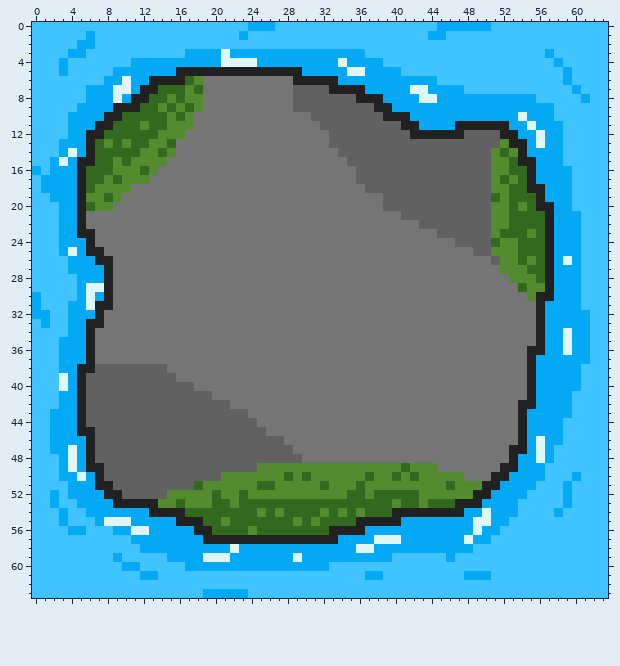
One commit to this pixel-art sprite: assets/tiles/walkable_tile2.png. Above, as it was before the edit.
The file is 64x64 pixels. Colours within 5 levels of each other are drawn and written as one.
The same view after the edit:
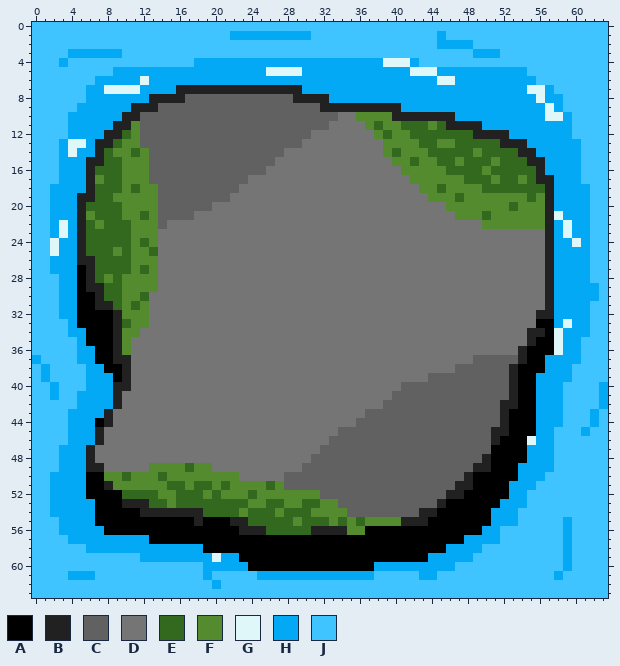
Palette (. is transparent): A #000000  B #212121  C #616161  D #757575  E #33691e  F #558b2f  G #e0f7fa  H #03a9f4  J #40c4ff
Diff:
Changed rows in their new state; - is an unchanged pixel.
first column x 0:
 0 ------------------------JJJ------------------JJJJJJ-------------
 1 ------J---------------H-HHHHHHH-------------J-------------------
 2 -----JJ--------------------------------------HHHH---------------
 3 ------HHHH-------JJJJJJJJJJJJJJJJJJJJ------------HHH-----J------
 4 -----------JJJJJJJ---HHHH---------H----GGGH---------------J-----
 5 ---J------------HHHHHHHHHHGGGG-----HH----HGGGHHHHHHHHHH----J----
 6 -------H--H-GHHHHHHHHHHHHHHHHHHHHH-----------GGHHHHHHHHH---J----
 7 --------G--GHHHHBBBBBBBBBBBBBBHHHHHHH-----HH----HHHHHHHGGH--J---
 8 ---------H-HHBBBBCCCCCCCCCCCCBBBBHHHHHH----HH-----------GHH--J--
 9 ---------HH-BBCCCCCCCCCCCCCCC---BBBBBB--B----------------GH-----
10 --------HHBBCCCCCCCCCCCCCCCCCCC---DDFFFF--BBBBB-------H--GGH----
11 -------HHBBFCCCCCCCCCCCCCCCCCCCC-DDDDFEFFEEEFEB---HHH--H---H----
12 ------HHBB-FCCCCCCCCCCCCCCCCCCC--DDDDDFEFFEEEEEEEBBB-H--H--H----
13 ----GGHBB--FCCCCCCCCCCCCCCCCCC---DDDDDDFFFFEEFFEEEEEB---H--HH---
14 ------HB-FF--CCCCCCCCCCCCCCC------DDDDDFEFFFEEEEEFEE-E-B---HH---
15 --JH-H-B-EF--CCCCCCCCCCCCCC--------DDDDDFFEFFEEFEEE-E-E-B--HH---
16 J-J--HB--E--FCCCCCCCCCCCCC----------DDDDDFFFFFEEEEFEE--EB---H---
17 -JJ--HBFE----CCCCCCCCCCC------------DDDDDDFFFFFFEEE--EFEBB--H---
18 -J---HBEEE-EFFCCCCCCCCC--------------DDDDDDFFEFFFFEEE--EEB--HH--
19 ------BE--FFFFCCCCCCCC-----------------DDDDDFFFEFFFF-FF-FB--HH--
20 --H----EEEFFFFCCCCCC-------------------DDDDDDDFFFFF----FF---HH--
21 --H---FEEEFFEFCCCC-----------------------DDDDDDFFFE--FFFF-G--H--
22 --HG--EFEEEFFFC----------------------------DDDDDDDF--FFFF--G-H--
23 --HG--EEEEEFFF-------------------------------DDDDDDDDDDDD--G-H--
24 --G--BEEEEEFEF---------------------------------DDDDDDDDDD---GH--
25 --G-HBEEEFEFFE-----------------------------------DDDDDDDD----H--
26 --HH-BBEEEEFFF-------------------------------------DDDDDD--H-H--
27 --HH-ABEEEEFEF--------------------------------------DDDDD----H--
28 ---HHABEFEFFFF---------------------------------------DDDD----H--
29 ---HHABBEEFFFF----------------------------------------DDD----HH-
30 J--HHAABEEFFE------------------------------------------DD----HH-
31 J--H-AA--EFEF-------------------------------------------DB---H--
32 JJ-H-AAAABFFF--------------------------------------------B------
33 -J---AAAABEFF-------------------------------------------AA-G----
34 ------AAABFF-------------------------------------------B-AGH----
35 ---JJ-AAABF--------------------------------------------BAAGH-J--
36 ---JJ-HAABF-------------------------------------------BAAAGH-J--
37 H--JJ-HAABB--------------------------------------CCCCCBAA----J--
38 -H-JJJHHAABDDDD--------------------------------CCCCCCBAAA---J---
39 -H-JJJHHHABDDDDD----------------------------CCCCCCCCCBAA----J---
40 --HJJJHHHBBDDDDDDD-----------------------CCCCCCCCCCCCBAA---JJ--H
41 --HJJHHHHBDDDDDDDDDD--------------------CCCCCCCCCCCCCBAA---J---H
42 ---JJHHHHBDDDDDDDDDDDD-----------------CCCCCCCCCCCCCBBAA---J---H
43 --JJ-HHHBDDDDDDDDDDDDDDD-------------CCCCCCCCCCCCCCCBAAA---J--H-
44 --JJ-HHABDDDDDDDDDDDDDDDD-----------CCCCCCCCCCCCCCCCBAAA------H-
45 --JJ-HHBDDDDDDDDDDDDDDDDDD--------CCCCCCCCCCCCCCCCCBBAAA--J--H--
46 --JJ--HBDDDDDDDDDDDDDDDDDDDD-----CCCCCCCCCCCCCCCCCCBAAAGH-J-----
47 --J-H--DDDDDDDDDDDDDDDDDDDDDD---CCCCCCCCCCCCCCCCCCCAAAA-H-------
48 ----H--DDDDDDDDDDDDDDDDDDDDDDD-CCCCCCCCCCCCCCCCCCCBAAAA-H-------
49 ----H---DDDDDFFFFEFFDDDDDDDDDDCCCCCCCCCCCCCCCCCCCBBAAA---H------
50 --H--HAAFFEFFFEFFFFFF--DDDDDCCCCCCCCCCCCCCCCCCCCBAAAAA------J---
51 --HH--AA-FFFFFFEEF-E-E---F--CCCCCCCCCCCCCCCCCCCBBAAAA------J----
52 ---H--AAAAEEEEF-EEE----FE-------CCCCCCCCCCCCCCBBAAAAA------J----
53 ---HH--AAA---EE--EEE--E-FF--FF--FFCCCCCCCCCCCBAAAAAA--H----J----
54 --H-HH-AAAAAB----BB----F-E-----F-F-CCCCCCCC--AAAAAA-------J-----
55 ----HHHAAAAAAAAAAA-AAABB-------E-F-FEFFFFBBBAAAAAAA--H-----H----
56 ---H--HHAAAAAAAAAAAAAAABBB-----BB--FFAAAAAAAAAAAAA---------H----
57 ----HHHHHHH--AAAAAAAAAAAAAAAAAAAAAAAAAAAAAAAAAAAH--H-------H----
58 ------HHHHHH-------AAAAAAAAAAAAAAAAAAAAAAAAAAA---H---------H----
59 ---------J--HHH----H-H-AAAAAAAAAAAAAAAAAAAAAHH-HH----------H----
60 ----------JJ-----JJ-----AAAAAAAAAAAAAAHHHHHHHHH------------H----
61 ----HHH-----JJ-----H-----HHHHHHHHHHHH-J----HH---JJJ-------H-----
62 --------------------H-------------------------------------------
63 -------------------JJJJJ----------------------------------------
Boxes around the changes in both pictures, in picture pixels (x1, y1, x2, y2):
changed: (32, 22, 608, 598)
